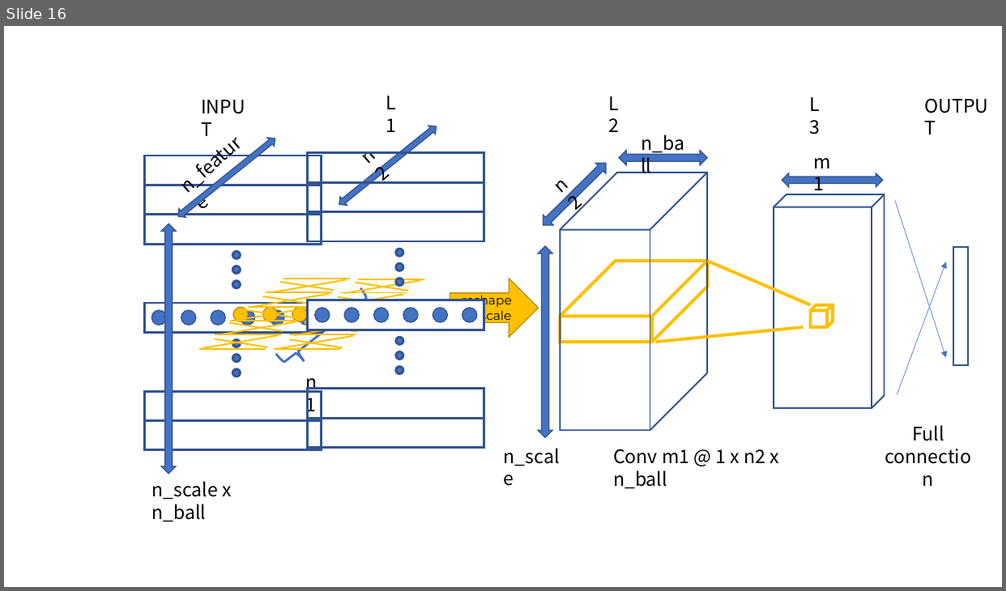
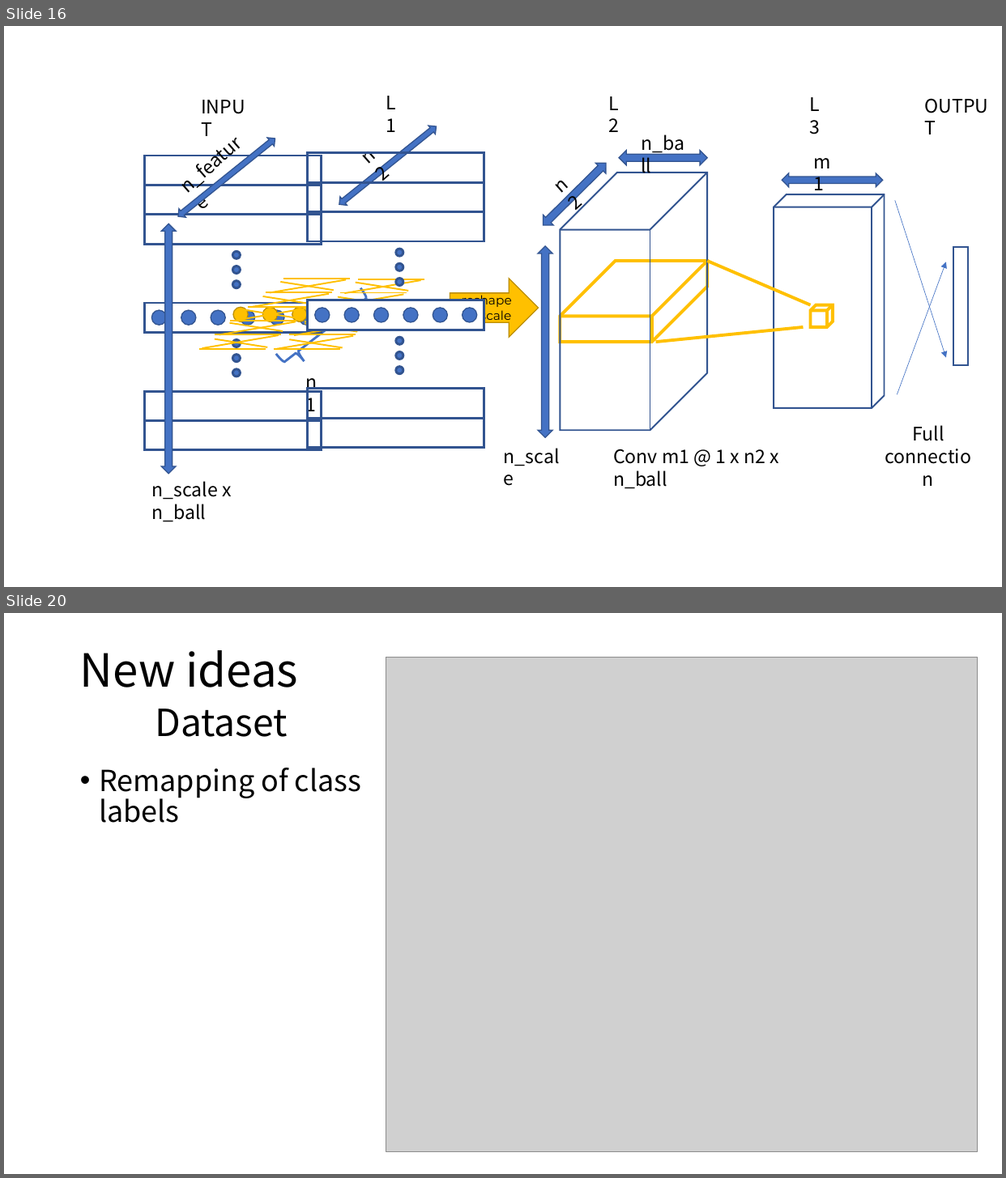
Before and after one commit to eglrp/nuage_de_points, a slide deck: projet/report.pptx. Shown one above the other, each under a label of ours: slide 16 before the commit, slides 16 and 20 after it; the slides between them are not shown. The pictures are 1006x591 and 1006x1178 pixels, drawn with LibreOffice and Linux fonts; fonts in the diff are those of the drawing; grey boxes stand for pictures. Boxes give left, top, right and bottom in pixels: in the first picture for what was removed or moved away, otherwise in the second. Text is boxed around its words. In the diff, an @@ line names an element or a change of style, - is before the commit and + after.

```diff
--- a/projet/report.pptx
+++ b/projet/report.pptx
@@ slide 20 added at <box>4,613,1002,1174</box>, background #FFFFFF @@
@@ title added at <box>80,650,298,737</box>, 44 pt, text #000000 @@
+New ideas
+Dataset
@@ picture added at <box>386,657,978,1152</box> @@
@@ text added at <box>99,768,361,823</box>, 28 pt, text #000000 @@
+• Remapping of class labels
```
Also in this commit, not shown: 2 slides changed, 9 other slides added, 2 slides removed.
